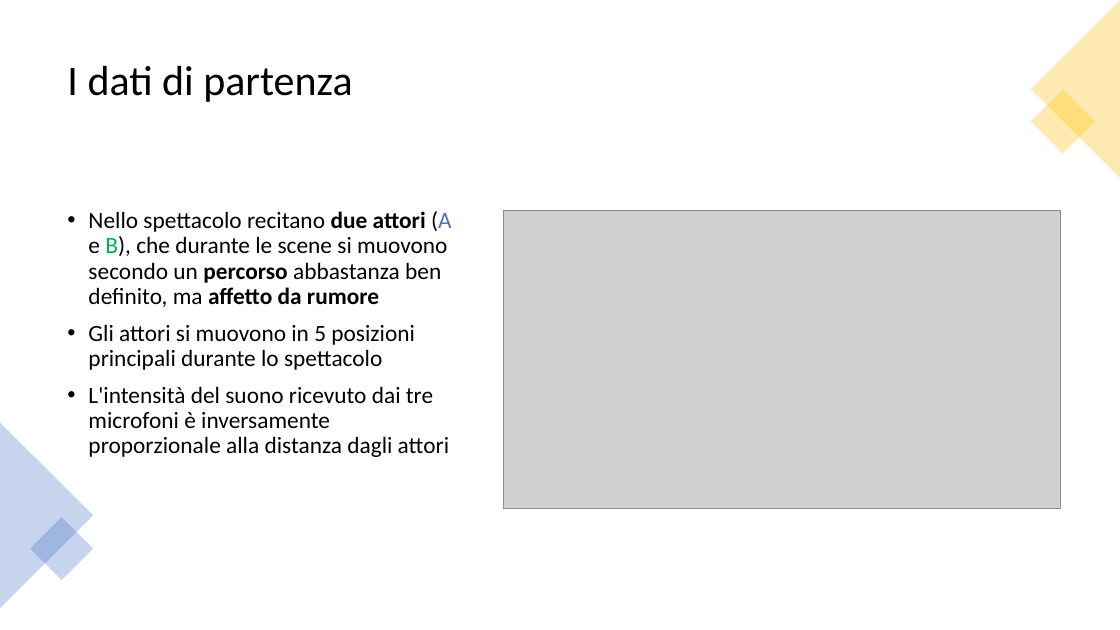
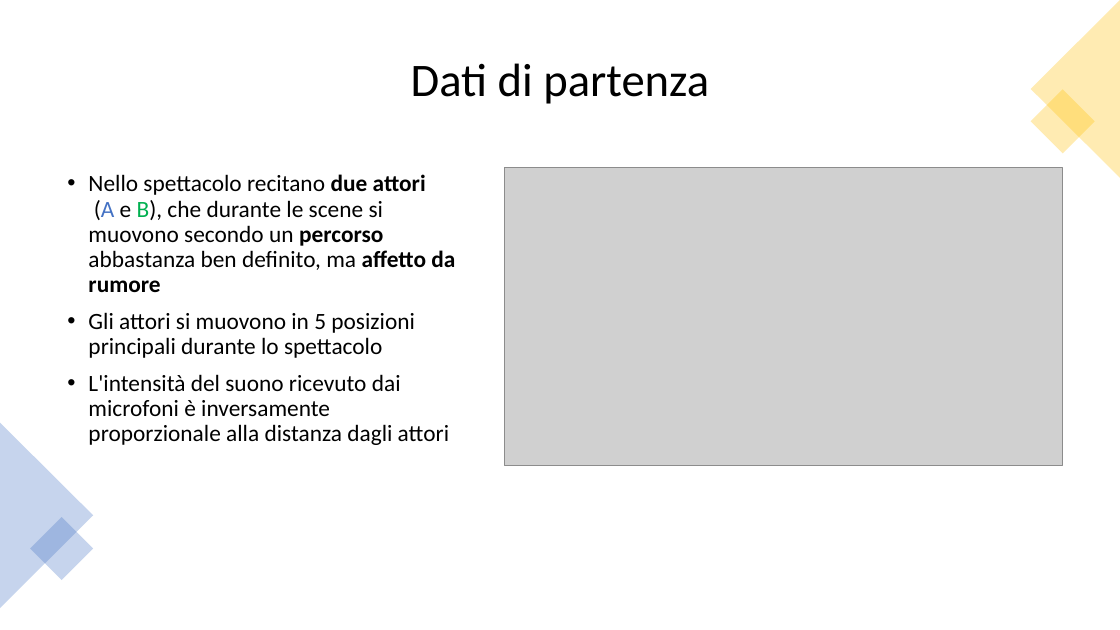
Before and after one commit to af20/mds_decision_making, a slide deck: slide 3 of R/Decision Making slides.pptx. Drawn at 1120x630 pixels with LibreOffice and Linux fonts; fonts in the diff are those of the drawing; grey boxes stand for pictures. Boxes give left, top, right and bottom in pixels: in the first picture for what was removed or moved away, otherwise in the second. Text is boxed around its words. In the diff, an @@ line names an element or a change of style, - is before the commit and + after.

```diff
--- a/R/Decision Making slides.pptx
+++ b/R/Decision Making slides.pptx
@@ title at bbox=[411, 63, 709, 104]: text changed; size 36 to 40 pt @@
-I dati di partenza
+Dati di partenza
@@ text "Nello spettacolo recitano due attori ...": place and size @@
-text "Nello spettacolo recitano due attori ..." at bbox=[88, 211, 452, 457]
+text "Nello spettacolo recitano due attori ..." at bbox=[88, 174, 455, 445]
@@ picture: place and size @@
-picture at bbox=[503, 211, 1061, 509]
+picture at bbox=[504, 167, 1062, 465]
@@ text at bbox=[88, 374, 449, 445]: text changed @@
-• L'intensità del suono ricevuto dai tre microfoni è inversamente proporzionale alla distanza dagli attori
+• L'intensità del suono ricevuto dai microfoni è inversamente proporzionale alla distanza dagli attori
```
Also in this commit, not shown: 9 other slides changed, 1 slide added, 1 other file.
